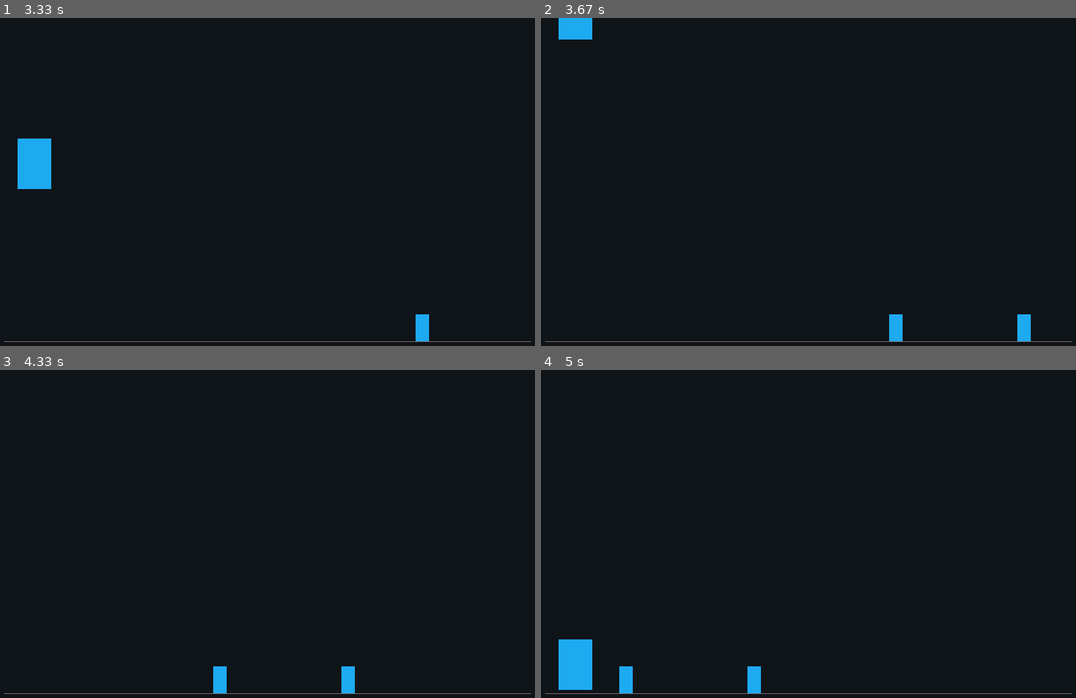
Above: before the commit, frames 1-4 (two rows, left to right).
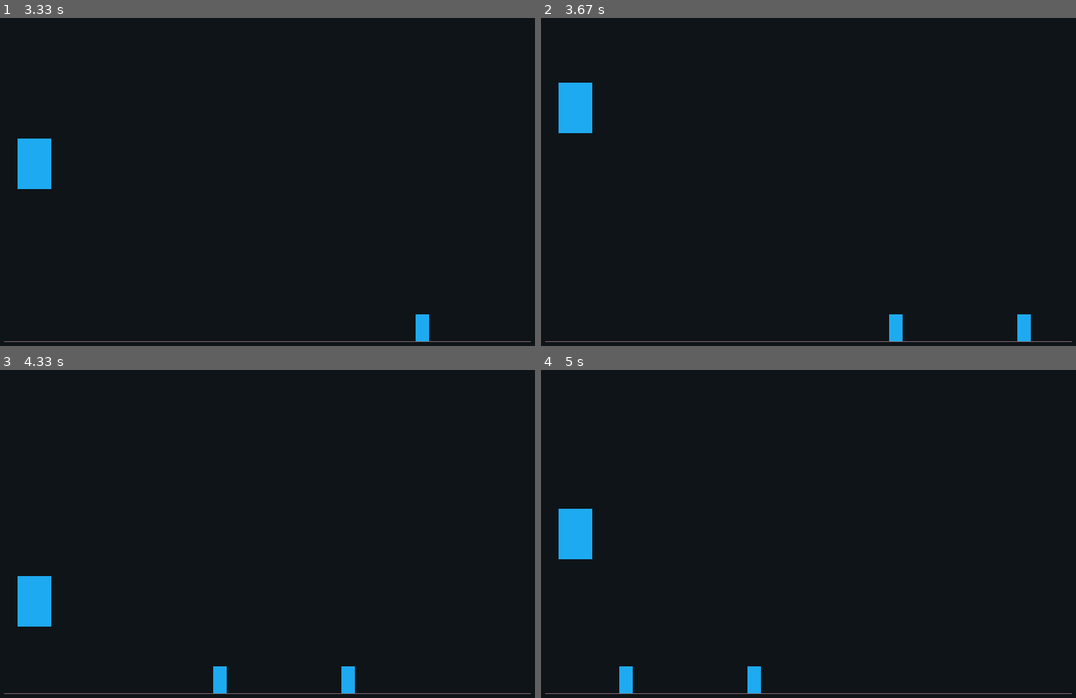
Above: after the commit, the same moments.

Repository: Yt027/Test-Projects
Game: pygame game, started from Python/tux-run/main.py
Two runs of this game, one before a commit and one after it. Both use one fixed random seed, a clock stepped at 60 frames per second and the inputs below.
Inputs:
- Up to frame 1 (3.33 s): tap Space at 0.33, 1.23, 1.53, 2.23, 2.53, 2.8, 3.13 s
- Up to frame 2 (3.67 s): tap Space at 3.43, 3.57 s
- Up to frame 3 (4.33 s): tap Space at 3.97, 4.27 s
- Up to frame 4 (5 s): no input

Frame 1 is identical in both runs. In frame 2, 1.4% of the frame differs, in the area x 3-10%, y 0-36%; in frame 3, 1.0%; in frame 4, 1.9%, in the area x 3-10%, y 42-98%.

Commit message:
updated physic - removed multiple jumps - error corrected

Diff:
--- a/Python/tux-run/main.py
+++ b/Python/tux-run/main.py
@@ -27,7 +27,7 @@
 
                 # Making player jump
                 elif event.key == pygame.K_SPACE:
-                    if PLAYER["velocity"] == 0:
+                    if PLAYER["velocity"] == 0 and PLAYER["y"] == GROUND - 75 - 5:
                         # Avoid multiple jumps
                         PLAYER["velocity"] = -1300
                         PLAYER["y"] -= PLAYER["jump_hight"] * GAME["DELTA"]
